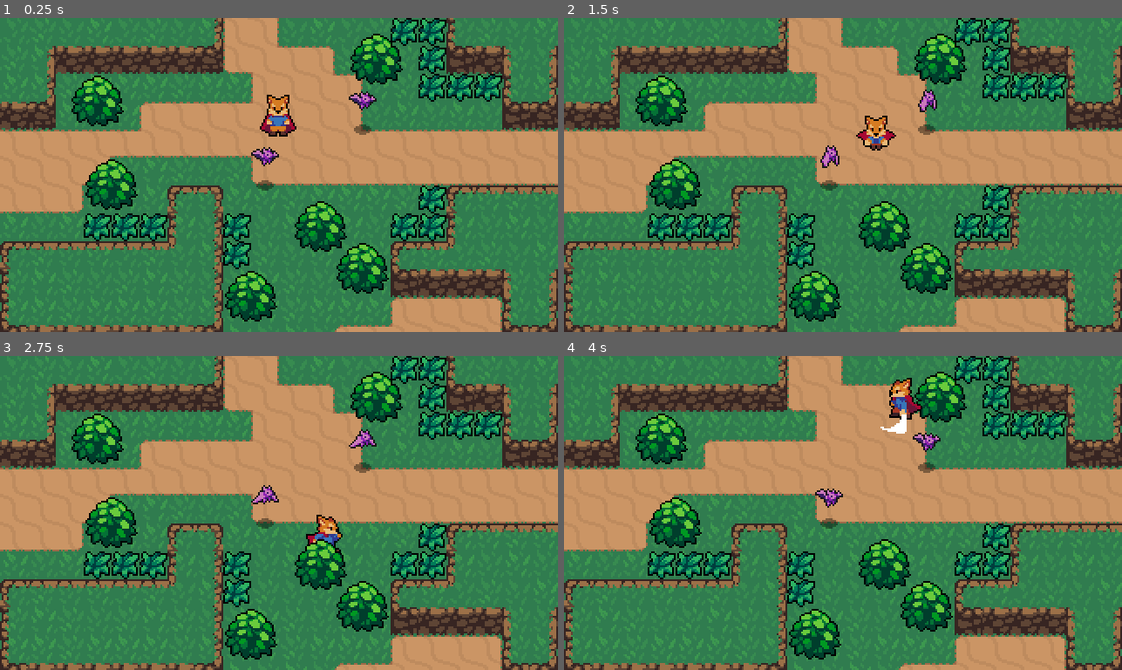
Above: before the commit, frames 1-4 (two rows, left to right).
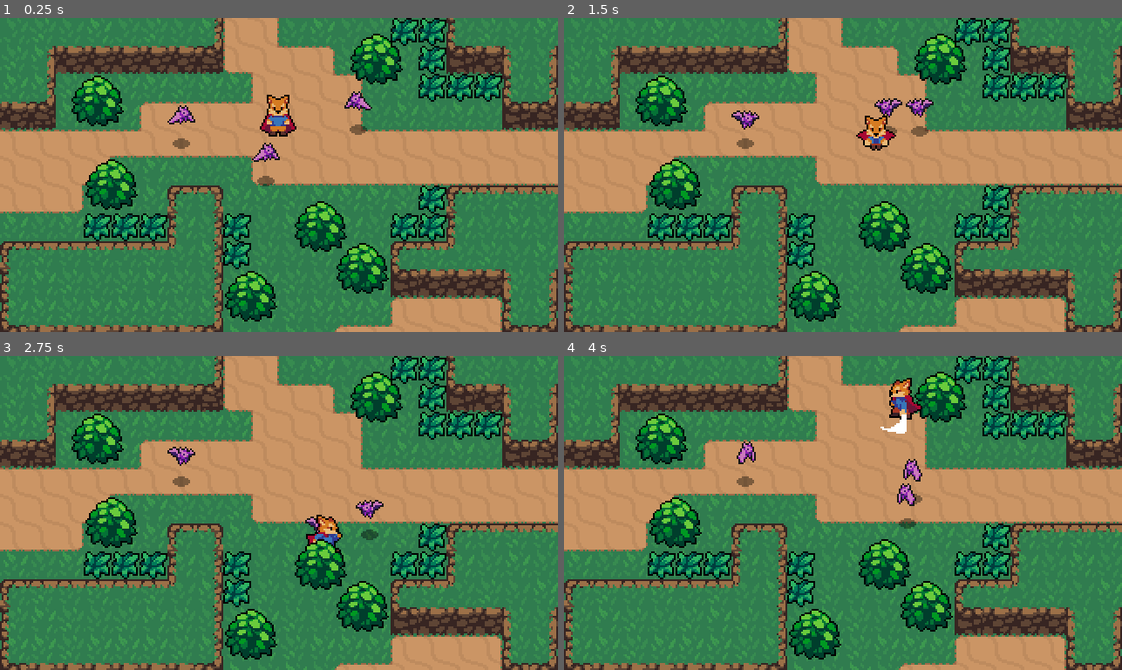
Above: after the commit, the same moments.

Repository: g-otn/godot-action-rpg-course
Game: Godot game, scene res://World.tscn
Same seed, same stepped clock (60 frames per second), same inputs: the game is played once before the commit and once after it.
Inputs:
- Up to frame 1 (0.25 s): no input
- Up to frame 2 (1.5 s): hold Right (ui_right) 0.53-1.28 s; tap X (attack) at 0.6 s; hold Down (ui_down) from 1.28 s (still down); tap K (roll) at 1.35 s
- Up to frame 3 (2.75 s): release Down (ui_down) at 2.03 s; hold Right (ui_right) from 2.03 s (still down); tap X (attack) at 2.1 s
- Up to frame 4 (4 s): release Right (ui_right) at 2.78 s; hold Up (ui_up) 2.78-3.53 s; tap K (roll) at 2.85 s; hold Left (ui_left) from 3.53 s (still down); tap X (attack) at 3.6 s

The runs differ from the first frame. In frame 1, 0.8% of the frame differs, in the area x 30-68%, y 23-55%; in frame 2, 1.0%; in frame 3, 1.1%; in frame 4, 1.2%, in the area x 30-68%, y 24-55%.

Commit message:
update: P16 files

Diff:
--- /dev/null
+++ b/Effects/HitEffect.tscn
@@ -0,0 +1,26 @@
+[gd_scene load_steps=6 format=2]
+
+[ext_resource path="res://Effects/HitEffect.png" type="Texture" id=1]
+[ext_resource path="res://Effects/Effect.gd" type="Script" id=2]
+
+[sub_resource type="AtlasTexture" id=1]
+atlas = ExtResource( 1 )
+region = Rect2( 0, 0, 24, 24 )
+
+[sub_resource type="AtlasTexture" id=2]
+atlas = ExtResource( 1 )
+region = Rect2( 24, 0, 24, 24 )
+
+[sub_resource type="SpriteFrames" id=3]
+animations = [ {
+"frames": [ SubResource( 1 ), SubResource( 2 ) ],
+"loop": true,
+"name": "Animate",
+"speed": 15.0
+} ]
+
+[node name="HitEffect" type="AnimatedSprite"]
+frames = SubResource( 3 )
+animation = "Animate"
+offset = Vector2( 0, -8 )
+script = ExtResource( 2 )
--- a/Enemies/Bat.gd
+++ b/Enemies/Bat.gd
@@ -1,20 +1,57 @@
 extends KinematicBody2D
 
-const FRICTION = 250
-const KNOCKBACK_SPEED = 200
+export(int) var ACCELLERATION = 100
+export(int) var MAX_SPEED = 50
+export(int) var FRICTION = 100
+export(int) var KNOCKBACK_SPEED = 100
 
 const EnemyDeathEffect = preload("res://Effects/EnemyDeathEffect.tscn")
 
+enum {
+	IDLE,
+	WANDER,
+	CHASE
+}
+
+var velocity = Vector2.ZERO
 var knockback = Vector2.ZERO
 
+var state = CHASE
+
+onready var sprite = $AnimatedSprite
 onready var stats = $Stats
+onready var playerDetectionZone = $PlayerDetectionZone
 
 func _physics_process(delta):
 	knockback = knockback.move_toward(Vector2.ZERO, FRICTION * delta)
 	knockback = move_and_slide(knockback)
 
+	match state:
+		IDLE:
+			velocity = velocity.move_toward(Vector2.ZERO, FRICTION * delta)
+			seek_player()
+
+		WANDER:
+			pass
+
+		CHASE:
+			var player = playerDetectionZone.player
+			if player != null:
+				var direction = (player.global_position - global_position).normalized()
+				velocity = velocity.move_toward(direction * MAX_SPEED, ACCELLERATION * delta)
+			else:
+				state = IDLE
+			sprite.flip_h = velocity.x < 0
+	velocity = move_and_slide(velocity)
+
+func seek_player():
+	if playerDetectionZone.can_see_player():
+		state = CHASE
+
 func _on_Hurtbox_area_entered(area):
 	stats.health -= area.damage
+	# Ignores bat chase direction
+	velocity = Vector2.ZERO
 	knockback = area.knockback_vector * KNOCKBACK_SPEED
 
 func _on_Stats_no_health():
--- a/Enemies/Bat.tscn
+++ b/Enemies/Bat.tscn
@@ -1,10 +1,11 @@
-[gd_scene load_steps=14 format=2]
+[gd_scene load_steps=16 format=2]
 
 [ext_resource path="res://Enemies/Bat.png" type="Texture" id=1]
 [ext_resource path="res://Shadows/SmallShadow.png" type="Texture" id=2]
 [ext_resource path="res://Overlap/Hurtbox.tscn" type="PackedScene" id=3]
 [ext_resource path="res://Enemies/Bat.gd" type="Script" id=4]
 [ext_resource path="res://Stats.tscn" type="PackedScene" id=5]
+[ext_resource path="res://Enemies/PlayerDetectionZone.tscn" type="PackedScene" id=6]
 
 [sub_resource type="AtlasTexture" id=1]
 atlas = ExtResource( 1 )
@@ -41,6 +42,9 @@
 radius = 6.0
 height = 8.0
 
+[sub_resource type="CircleShape2D" id=9]
+radius = 49.163
+
 [node name="Bat" type="KinematicBody2D"]
 collision_layer = 16
 script = ExtResource( 4 )
@@ -48,7 +52,7 @@
 [node name="AnimatedSprite" type="AnimatedSprite" parent="."]
 frames = SubResource( 6 )
 animation = "Fly"
-frame = 4
+frame = 2
 playing = true
 offset = Vector2( 0, -12 )
 
@@ -62,13 +66,21 @@
 collision_layer = 8
 
 [node name="CollisionShape2D" parent="Hurtbox" index="0"]
+modulate = Color( 0.580392, 0.368627, 1, 0.623529 )
 position = Vector2( 0, -12 )
 shape = SubResource( 8 )
 
 [node name="Stats" parent="." instance=ExtResource( 5 )]
 max_health = 3
 
+[node name="PlayerDetectionZone" parent="." instance=ExtResource( 6 )]
+
+[node name="CollisionShape2D" parent="PlayerDetectionZone" index="0"]
+modulate = Color( 1, 0.87, 0, 0.26 )
+shape = SubResource( 9 )
+
 [connection signal="area_entered" from="Hurtbox" to="." method="_on_Hurtbox_area_entered"]
 [connection signal="no_health" from="Stats" to="." method="_on_Stats_no_health"]
 
 [editable path="Hurtbox"]
+[editable path="PlayerDetectionZone"]
--- /dev/null
+++ b/Enemies/PlayerDetectionZone.gd
@@ -0,0 +1,13 @@
+extends Area2D
+
+var player = null
+
+func can_see_player():
+	return player != null
+
+func _on_PlayerDetectionZone_body_entered(body):
+	player = body
+
+
+func _on_PlayerDetectionZone_body_exited(body):
+	player = null
--- /dev/null
+++ b/Enemies/PlayerDetectionZone.tscn
@@ -0,0 +1,13 @@
+[gd_scene load_steps=2 format=2]
+
+[ext_resource path="res://Enemies/PlayerDetectionZone.gd" type="Script" id=1]
+
+[node name="PlayerDetectionZone" type="Area2D"]
+collision_layer = 0
+collision_mask = 2
+script = ExtResource( 1 )
+
+[node name="CollisionShape2D" type="CollisionShape2D" parent="."]
+
+[connection signal="body_entered" from="." to="." method="_on_PlayerDetectionZone_body_entered"]
+[connection signal="body_exited" from="." to="." method="_on_PlayerDetectionZone_body_exited"]
--- /dev/null
+++ b/Overlap/Hurtbox.gd
@@ -0,0 +1,12 @@
+extends Area2D
+
+export(bool) var show_hit = true
+
+const HitEffect = preload("res://Effects/HitEffect.tscn")
+
+func _on_Hurtbox_area_entered(area):
+	if show_hit:
+		var effect = HitEffect.instance()
+		var main = get_tree().current_scene
+		main.add_child(effect)
+		effect.global_position = global_position
--- a/Overlap/Hurtbox.tscn
+++ b/Overlap/Hurtbox.tscn
@@ -1,7 +1,12 @@
-[gd_scene format=2]
+[gd_scene load_steps=2 format=2]
+
+[ext_resource path="res://Overlap/Hurtbox.gd" type="Script" id=1]
 
 [node name="Hurtbox" type="Area2D"]
 collision_layer = 0
 collision_mask = 0
+script = ExtResource( 1 )
 
 [node name="CollisionShape2D" type="CollisionShape2D" parent="."]
+
+[connection signal="area_entered" from="." to="." method="_on_Hurtbox_area_entered"]
--- a/World.tscn
+++ b/World.tscn
@@ -577,3 +577,6 @@
 
 [node name="Bat2" parent="YSort" instance=ExtResource( 7 )]
 position = Vector2( 152, 96 )
+
+[node name="Bat3" parent="YSort" instance=ExtResource( 7 )]
+position = Vector2( 104, 72 )
--- a/World/Grass.tscn
+++ b/World/Grass.tscn
@@ -16,6 +16,7 @@
 
 [node name="Hurtbox" parent="." instance=ExtResource( 3 )]
 collision_layer = 8
+show_hit = false
 
 [node name="CollisionShape2D" parent="Hurtbox" index="0"]
 position = Vector2( 8, 8 )
